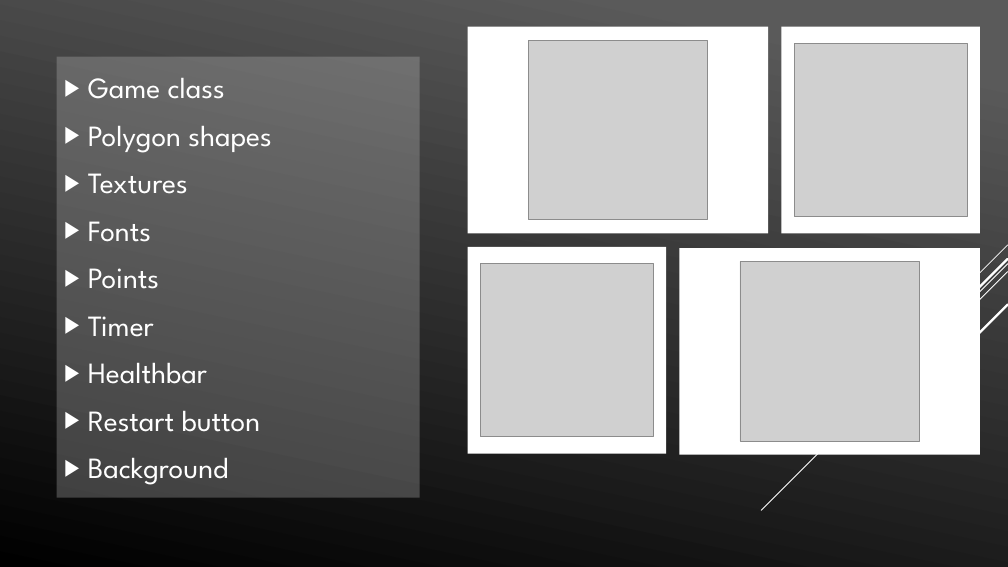
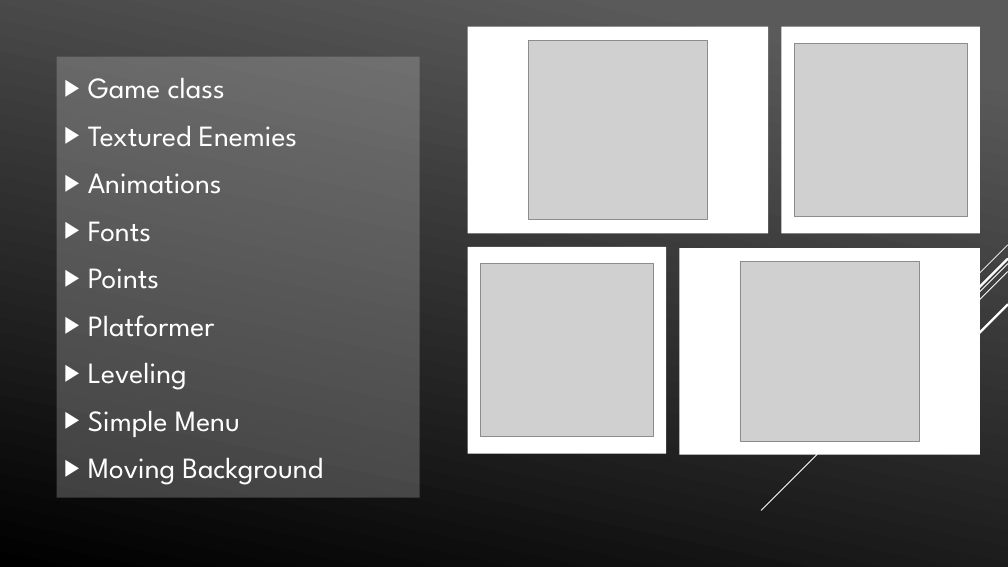
Before and after one commit to SurajSharma90/SFML_C-_Simple_Games, a slide deck: slide 1 of Presentation1.pptx (slide 2 before the commit). Drawn at 1008x567 pixels with LibreOffice and Linux fonts; fonts in the diff are those of the drawing; grey boxes stand for pictures. Boxes give left, top, right and bottom in pixels: in the first picture for what was removed or moved away, otherwise in the second. Text is boxed around its words. In the diff, an @@ line names an element or a change of style, - is before the commit and + after.

```diff
--- a/Presentation1.pptx
+++ b/Presentation1.pptx
@@ text at bbox=[88, 126, 298, 194]: text changed @@
-▶ Polygon shapes
-▶ Textures
+▶ Textured Enemies
+▶ Animations
@@ text at bbox=[88, 315, 323, 485]: text changed @@
-▶ Timer
-▶ Healthbar
-▶ Restart button
-▶ Background
+▶ Platformer
+▶ Leveling
+▶ Simple Menu
+▶ Moving Background
```
Also in this commit, not shown: 1 slide removed, 28 other files.
